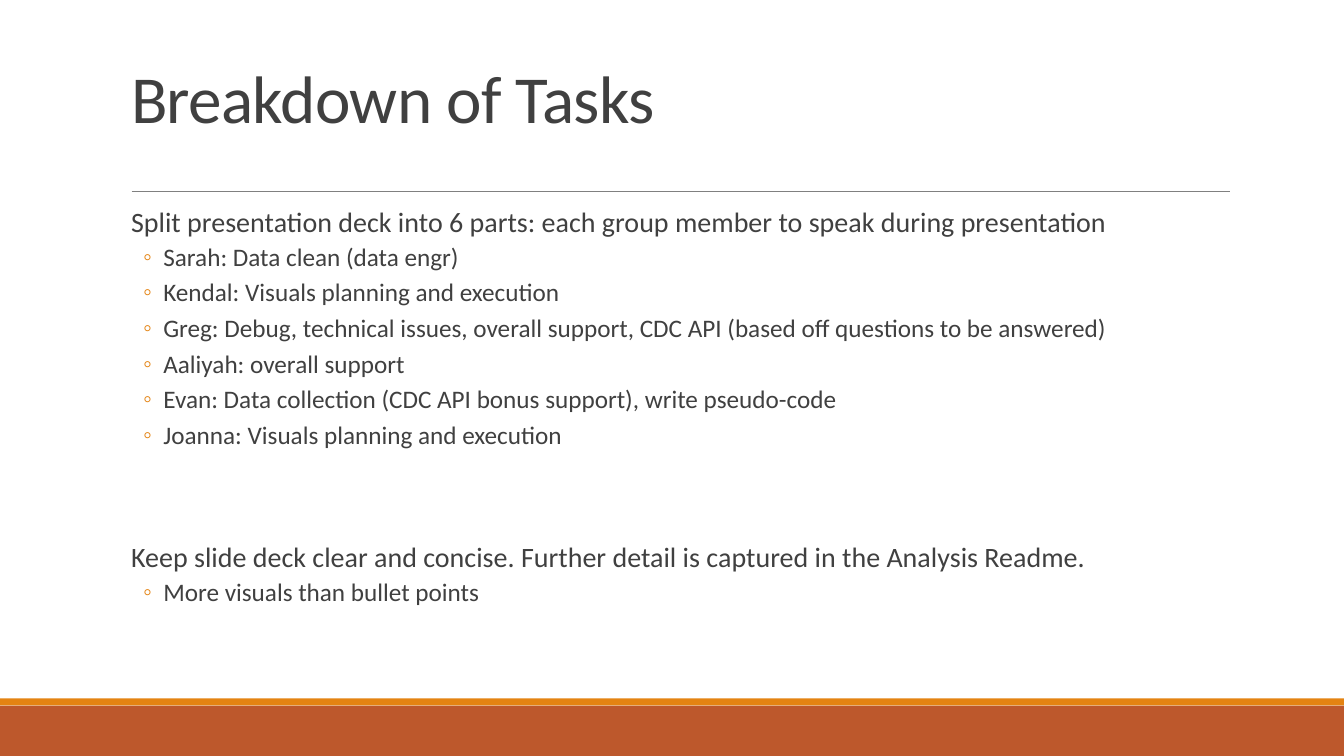
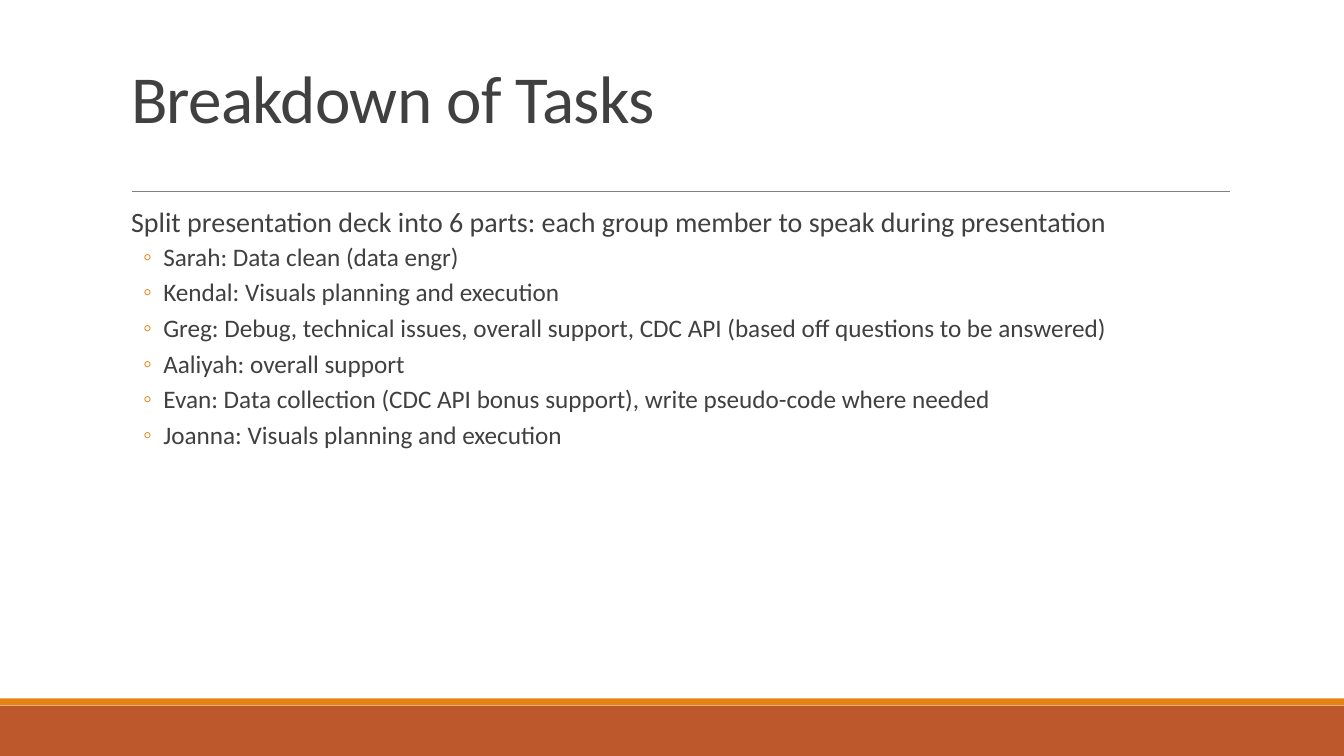
Before and after one commit to Evdawg/Project_1_Covid_Data, a slide deck: slide 9 of Project notes.pptx (slide 11 before the commit). Drawn at 1344x756 pixels with LibreOffice and Linux fonts; fonts in the diff are those of the drawing. Boxes give left, top, right and bottom in pixels: in the first picture for what was removed or moved away, otherwise in the second. Text is boxed around its words. In the diff, an @@ line names an element or a change of style, - is before the commit and + after.

Commit message:
5/9/2023: Update project description. Update tasks breakdown slide.

```diff
--- a/Project notes.pptx
+++ b/Project notes.pptx
@@ text at [163,390,989,412]: text changed @@
-  ◦ Evan: Data collection (CDC API bonus support), write pseudo-code
+  ◦ Evan: Data collection (CDC API bonus support), write pseudo-code where needed
@@ text at [131,547,1084,605]: paragraphs removed @@
-  Keep slide deck clear and concise. Further detail is captured in the Analysis Readme.
-  ◦ More visuals than bullet points
```
Also in this commit, not shown: 1 other slide changed, 2 slides removed.
